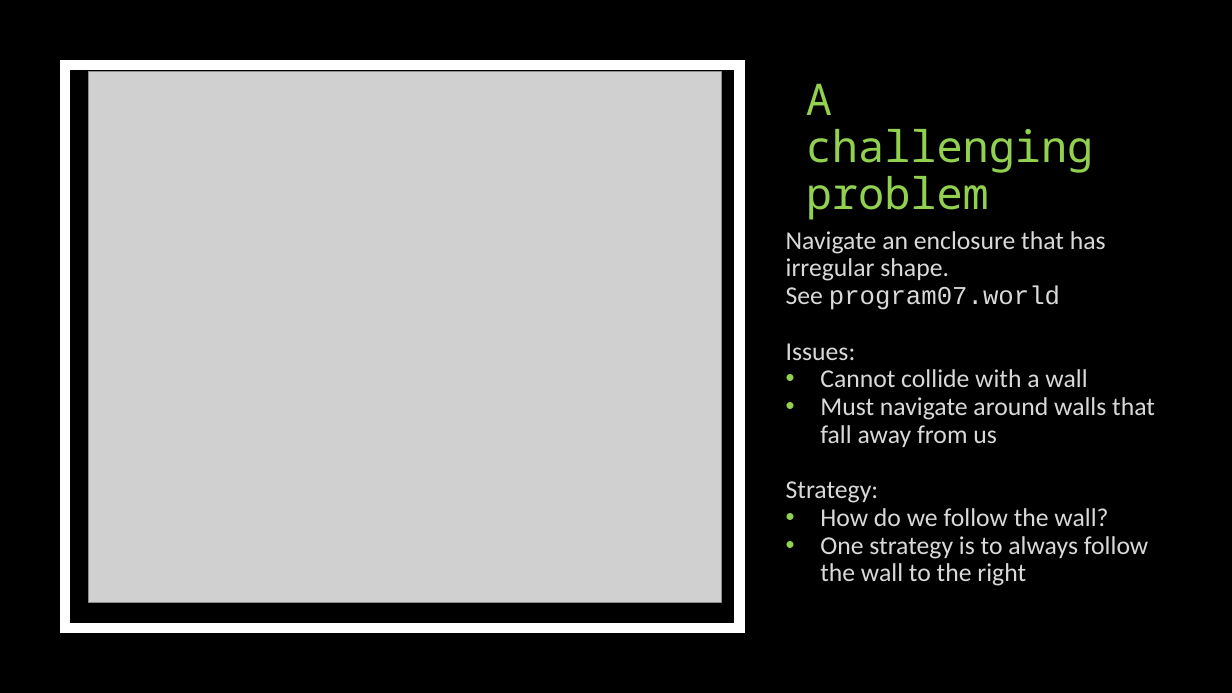
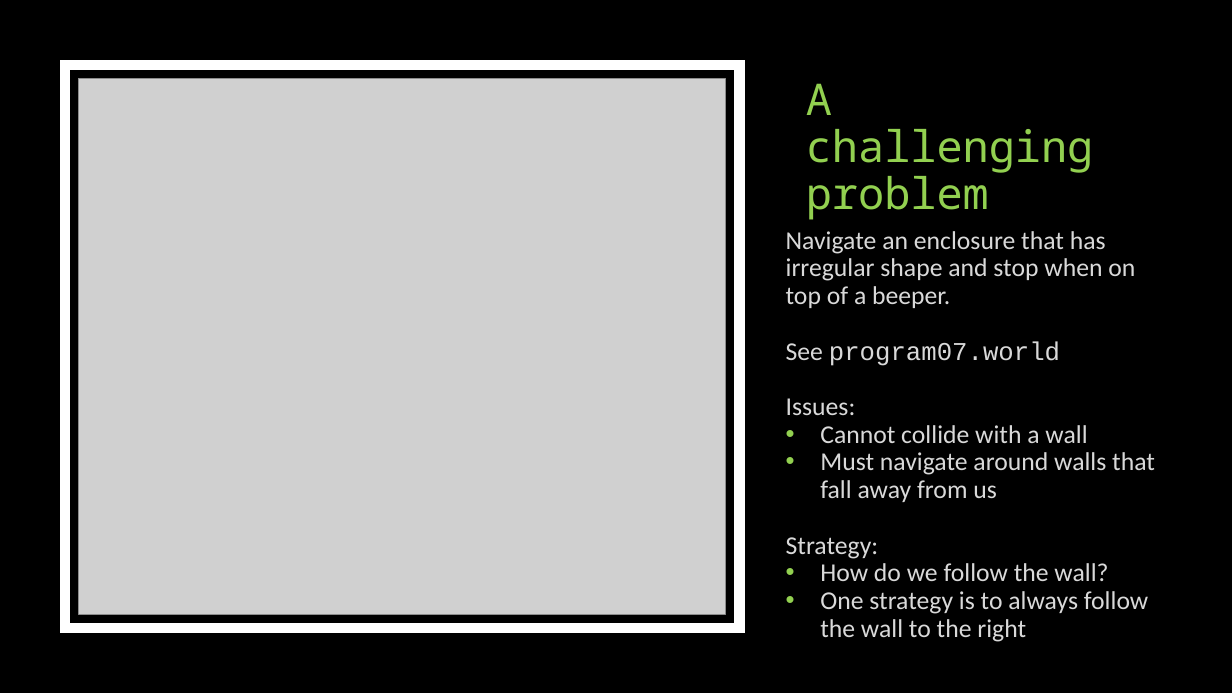
Before and after one commit to HHaiduk/thunder, a slide deck: slide 29 of Thunder_the_Robot.pptx (slide 25 before the commit). Drawn at 1232x693 pixels with LibreOffice and Linux fonts; fonts in the diff are those of the drawing; grey boxes stand for pictures. Boxes give left, top, right and bottom in pixels: in the first picture for what was removed or moved away, otherwise in the second. Text is boxed around its words. In the diff, an @@ line names an element or a change of style, - is before the commit and + after.

```diff
--- a/Thunder_the_Robot.pptx
+++ b/Thunder_the_Robot.pptx
@@ picture: place and size @@
-picture at (88, 72, 721, 603)
+picture at (79, 79, 726, 615)
@@ text at (786, 231, 1135, 308): text changed @@
-Navigate an enclosure that has irregular shape.
+Navigate an enclosure that has irregular shape and stop when on top of a beeper.
```
Also in this commit, not shown: 20 other slides changed, 9 slides added, 4 other files.
